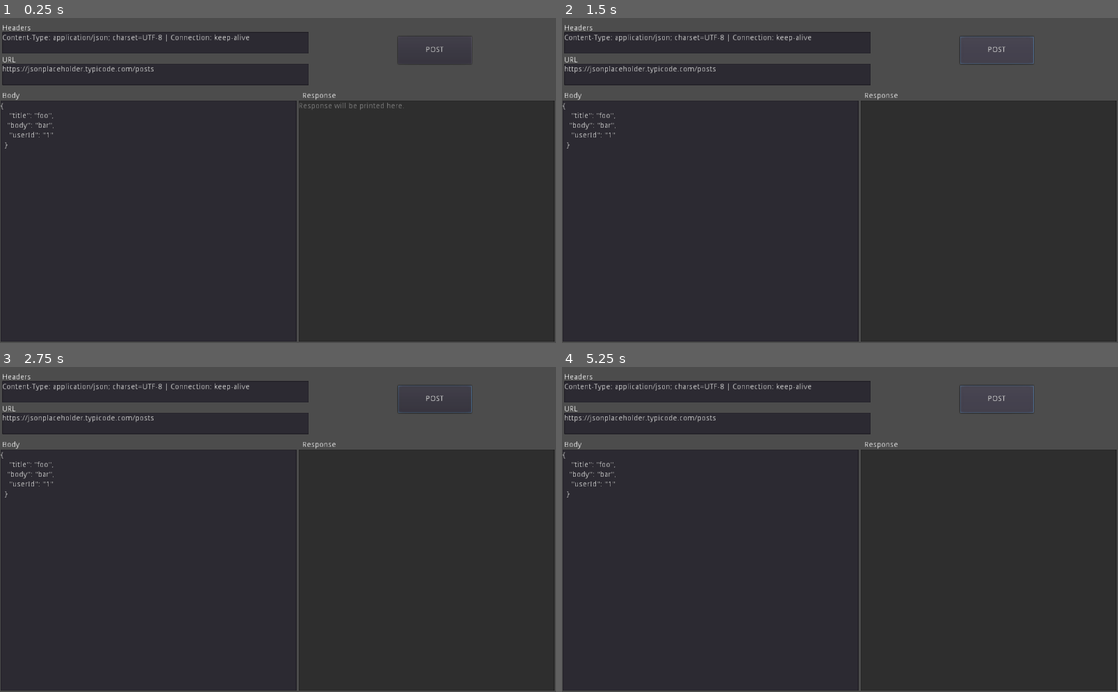
Above: before the commit, frames 1-4 (two rows, left to right).
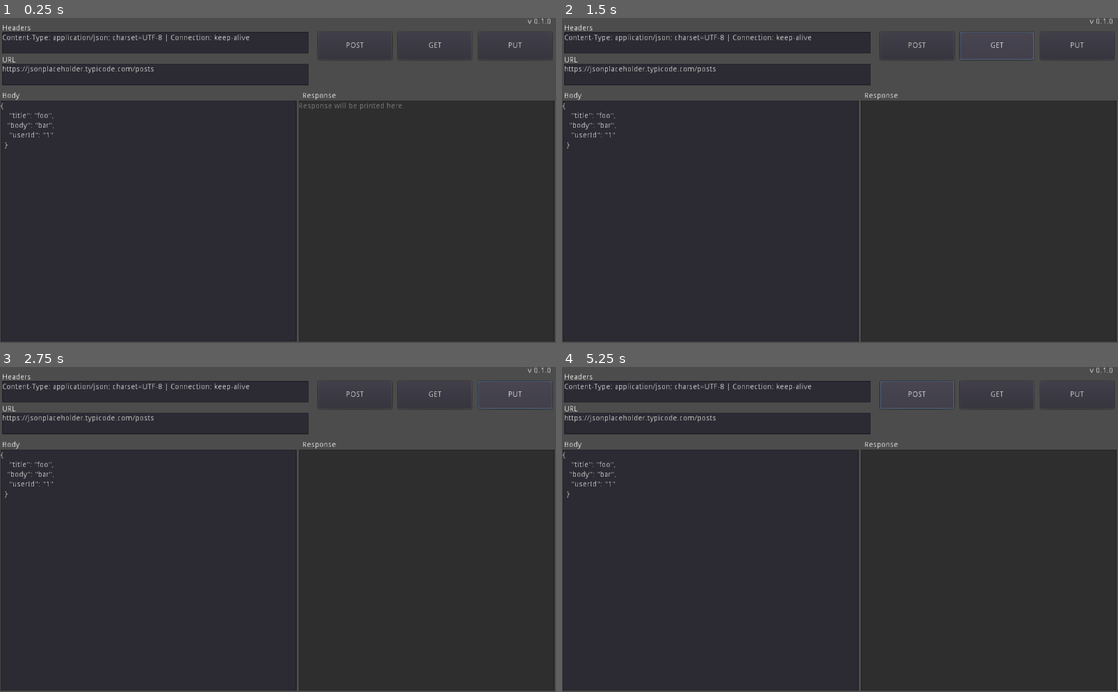
Above: after the commit, the same moments.

Repository: c-karaolis/Pigeon
Game: Godot game, scene res://src/MainWindow.tscn
Two runs of this game, one before a commit and one after it. Both use one fixed random seed, a clock stepped at 60 frames per second and the inputs below.
Inputs (mouse positions are in pixels of both pictures, inside the frame that each line leads up to):
- Up to frame 1 (0.25 s): no input
- Up to frame 2 (1.5 s): click "POST" at 0.5 s; click (995, 47) at 1.25 s, where only the run after the commit has a clickable "GET"
- Up to frame 3 (2.75 s): click (517, 396) at 2 s, where only the run after the commit has a clickable "PUT"
- Up to frame 4 (5.25 s): click "POST" at 2.75 s; click (995, 396) at 3.5 s, where only the run after the commit has a clickable "GET"; click (1079, 396) at 4.25 s, where only the run after the commit has a clickable "PUT"; click "POST" at 5 s

The runs differ from the first frame. In frame 1, 0.1% of the frame differs, in the area x 57-100%, y 0-15%; in frame 2, 0.2%; in frame 3, 0.2%; in frame 4, 0.3%.

Commit message:
Connected events, minor refactor, gui changes

Diff:
--- a/src/MainWindow.tscn
+++ b/src/MainWindow.tscn
@@ -29,11 +29,31 @@
 }
 
 [node name="PostButton" type="Button" parent="."]
+margin_left = 584.915
+margin_top = 23.9395
+margin_right = 720.915
+margin_bottom = 74.9395
+text = "POST"
+__meta__ = {
+"_edit_use_anchors_": false
+}
+
+[node name="GetButton" type="Button" parent="."]
 margin_left = 732.181
-margin_top = 31.6233
+margin_top = 23.9395
 margin_right = 868.181
-margin_bottom = 82.6233
-text = "POST"
+margin_bottom = 74.9395
+text = "GET"
+__meta__ = {
+"_edit_use_anchors_": false
+}
+
+[node name="PutButton" type="Button" parent="."]
+margin_left = 879.835
+margin_top = 23.9395
+margin_right = 1015.84
+margin_bottom = 74.9395
+text = "PUT"
 __meta__ = {
 "_edit_use_anchors_": false
 }
@@ -127,7 +147,16 @@
 margin_right = 618.0
 margin_bottom = 149.176
 text = "Response"
+
+[node name="VersionLabel" type="Label" parent="Labels"]
+margin_left = 971.247
+margin_top = -1.88775
+margin_right = 1011.25
+margin_bottom = 12.1123
+text = "v 0.1.0"
 [connection signal="button_up" from="PostButton" to="." method="_on_PostButton_button_up"]
+[connection signal="button_up" from="GetButton" to="." method="_on_GetButton_button_up"]
+[connection signal="button_up" from="PutButton" to="." method="_on_PutButton_button_up"]
 [connection signal="request_completed" from="PostHTTPRequest" to="." method="_on_PostHTTPRequest_request_completed"]
 [connection signal="request_completed" from="GetHTTPRequest" to="." method="_on_GetHTTPRequest_request_completed"]
 [connection signal="request_completed" from="PutHTTPRequest" to="." method="_on_PutHTTPRequest_request_completed"]
--- a/src/MainWindowManager.gd
+++ b/src/MainWindowManager.gd
@@ -5,38 +5,47 @@
 onready var result_text_box: TextEdit = $ResultText
 onready var headers_text_box: TextEdit = $HeadersText
 onready var post_request: HTTPRequest = $PostHTTPRequest
+onready var get_request: HTTPRequest = $GetHTTPRequest
+onready var put_request: HTTPRequest = $PutHTTPRequest
 
 func _ready():
 	pass # Replace with function body.
 
 
-func _on_PostHTTPRequest_request_completed(result: int, response_code: int, headers: PoolStringArray, body: PoolByteArray):
+func _on_PostHTTPRequest_request_completed(_result: int, _response_code: int, _headers: PoolStringArray, _body: PoolByteArray):
 #	var json = JSON.parse(body.get_string_from_utf8())
 #	var texter = json.error if json.error != OK else json.result
-	result_text_box.text = body.get_string_from_utf8()
-	pass # Replace with function body.
+	result_text_box.text = _body.get_string_from_utf8()
 
 
-func _on_GetHTTPRequest_request_completed(result: int, response_code: int, headers: PoolStringArray, body: PoolByteArray):
-	pass
+func _on_GetHTTPRequest_request_completed(_result: int, _response_code: int, _headers: PoolStringArray, _body: PoolByteArray):
+	result_text_box.text = _body.get_string_from_utf8()
 
 
-func _on_PutHTTPRequest_request_completed(result: int, response_code: int, headers: PoolStringArray, body: PoolByteArray):
+func _on_PutHTTPRequest_request_completed(_result: int, _response_code: int, _headers: PoolStringArray, _body: PoolByteArray):
+	result_text_box.text = _body.get_string_from_utf8()
 	pass
 
 
 func _on_PostButton_button_up():
-	var body_text: String = body_text_box.text
-	var headers: Array = headers_text_box.text.split("|")
+	var user_input: Dictionary = get_refreshed_textbox_values()
+	var body_text: String = user_input.RequestBody
 	set_result_requesting_text()
-	print (headers)
 #	var headers = ["Content-Type: application/json; charset=UTF-8"]
 	body_text = remove_json_trailing_artifacts(body_text)
-	post_request.request(url_box.text, headers, false, HTTPClient.METHOD_POST, body_text)
-	pass
+	post_request.request(user_input.URL, user_input.Headers, false, HTTPClient.METHOD_POST, body_text)
 
 
-func remove_json_trailing_artifacts(json: String):
+func _on_GetButton_button_up():
+
+	get_request.request(url_box.text)
+
+
+func _on_PutButton_button_up():
+	pass # Replace with function body.
+
+
+func remove_json_trailing_artifacts(json: String) -> String:
 	if json[json.length() -2] != '"':
 		json.erase(json.length() -2 , 1)
 		json = remove_json_trailing_artifacts(json)
@@ -45,6 +54,18 @@
 		return json
 
 
+func get_refreshed_textbox_values()->Dictionary:
+	var _url: String = url_box.text
+	var _headersRaw: String = headers_text_box.text
+	var _headers: Array = _headersRaw.split("|")
+	var _bodyRaw: String = body_text_box.text
+	var _returnValues: Dictionary = {
+		"URL":_url,
+		"Headers":_headers,
+		"RequestBody":_bodyRaw
+	}
+	return _returnValues
+
 
 func set_result_requesting_text():
 	result_text_box.text = "Requesting . . ."
